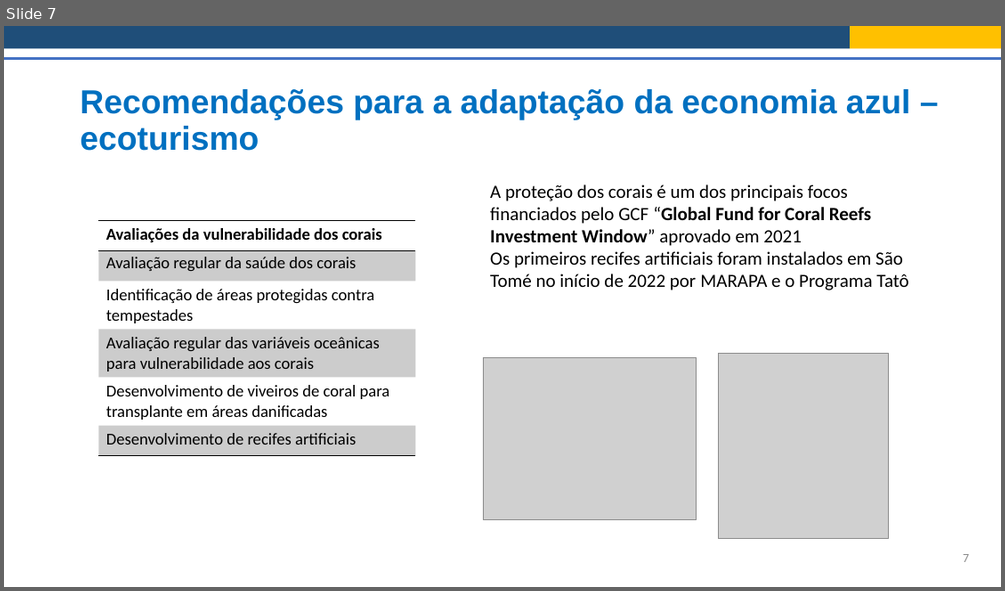
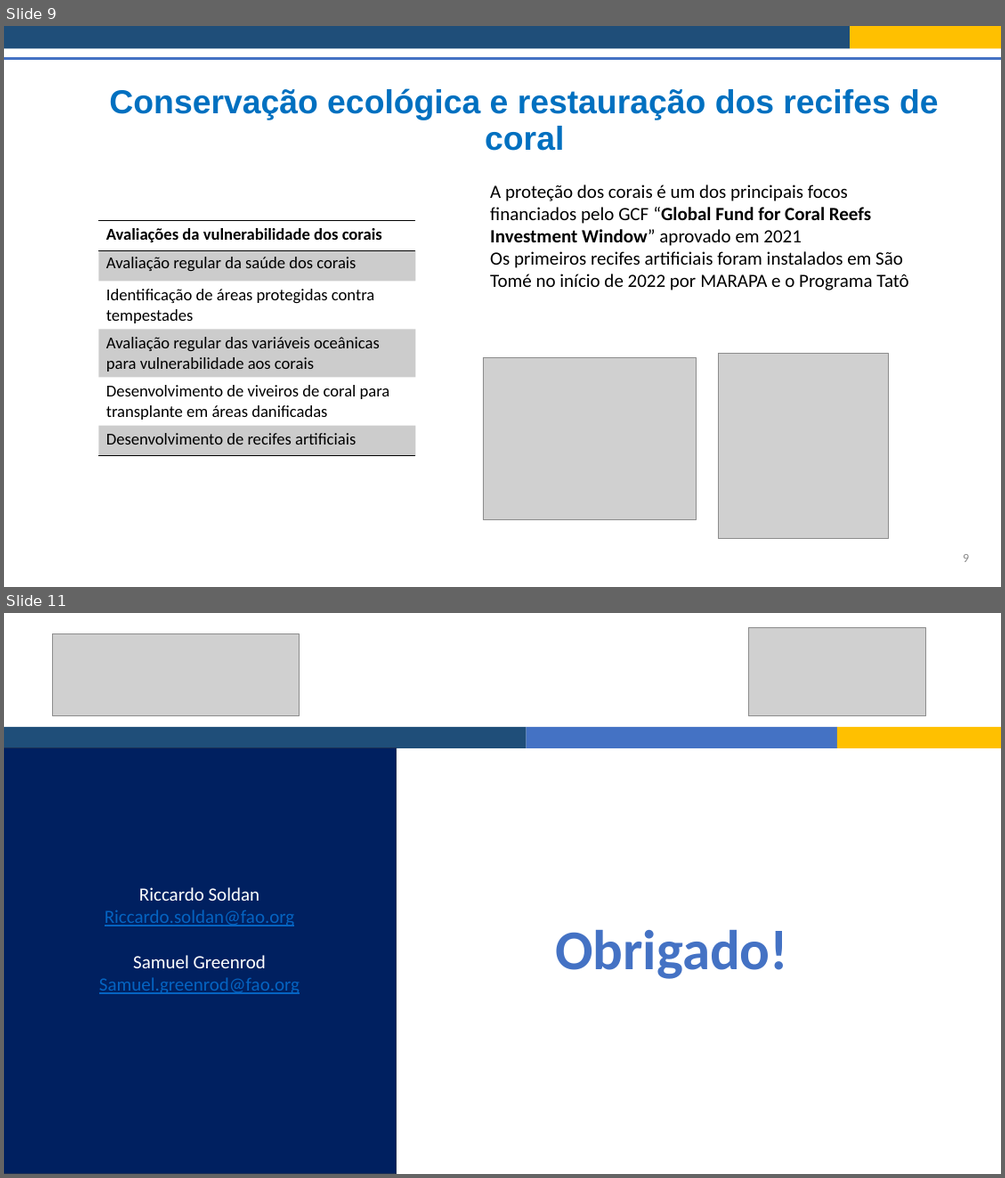
Before and after one commit to Risk-Team/trainings, a slide deck: STP/presentations/Session_2/Adaptation_recommendations_port.pptx. Shown one above the other, each under a label of ours: slide 7 before the commit, slides 9 and 11 after it; the slides between them are not shown. The pictures are 1005x591 and 1005x1178 pixels, drawn with LibreOffice and Linux fonts; fonts in the diff are those of the drawing; grey boxes stand for pictures. Boxes give left, top, right and bottom in pixels: in the first picture for what was removed or moved away, otherwise in the second. Text is boxed around its words. In the diff, an @@ line names an element or a change of style, - is before the commit and + after.

```diff
--- a/STP/presentations/Session_2/Adaptation_recommendations_port.pptx
+++ b/STP/presentations/Session_2/Adaptation_recommendations_port.pptx
@@ slide 11 added at [4, 613, 1001, 1174], background #FFFFFF @@
@@ picture added at [53, 634, 299, 716] @@
@@ picture added at [748, 627, 926, 716] @@
@@ rectangle added at [4, 727, 526, 748], fill #1F4E79 @@
@@ rectangle added at [526, 727, 837, 748], fill #4472C4 @@
@@ rectangle added at [837, 727, 1001, 748], fill #FFC000 @@
@@ rectangle added at [4, 748, 396, 1174], fill #002060, outline #1E3256 1 pt, 18 pt, text #0563C1, underline @@
+Riccardo Soldan
+Riccardo.soldan@fao.org
+Samuel Greenrod
+Samuel.greenrod@fao.org
@@ text added at [555, 930, 788, 979], 54 pt, text #4472C4, bold @@
+Obrigado!
@@ what was slide 7 is now slide 9 @@
@@ slide 9 changed as well @@
@@ title at [109, 88, 938, 151]: text changed @@
-Recomendações para a adaptação da economia azul – ecoturismo
+Conservação ecológica e restauração dos recifes de coral
@@ page number at [963, 554, 969, 562]: text changed @@
-7
+9
```
Also in this commit, not shown: 7 other slides changed, 2 other slides added, 2 slides removed, 3 other files.
